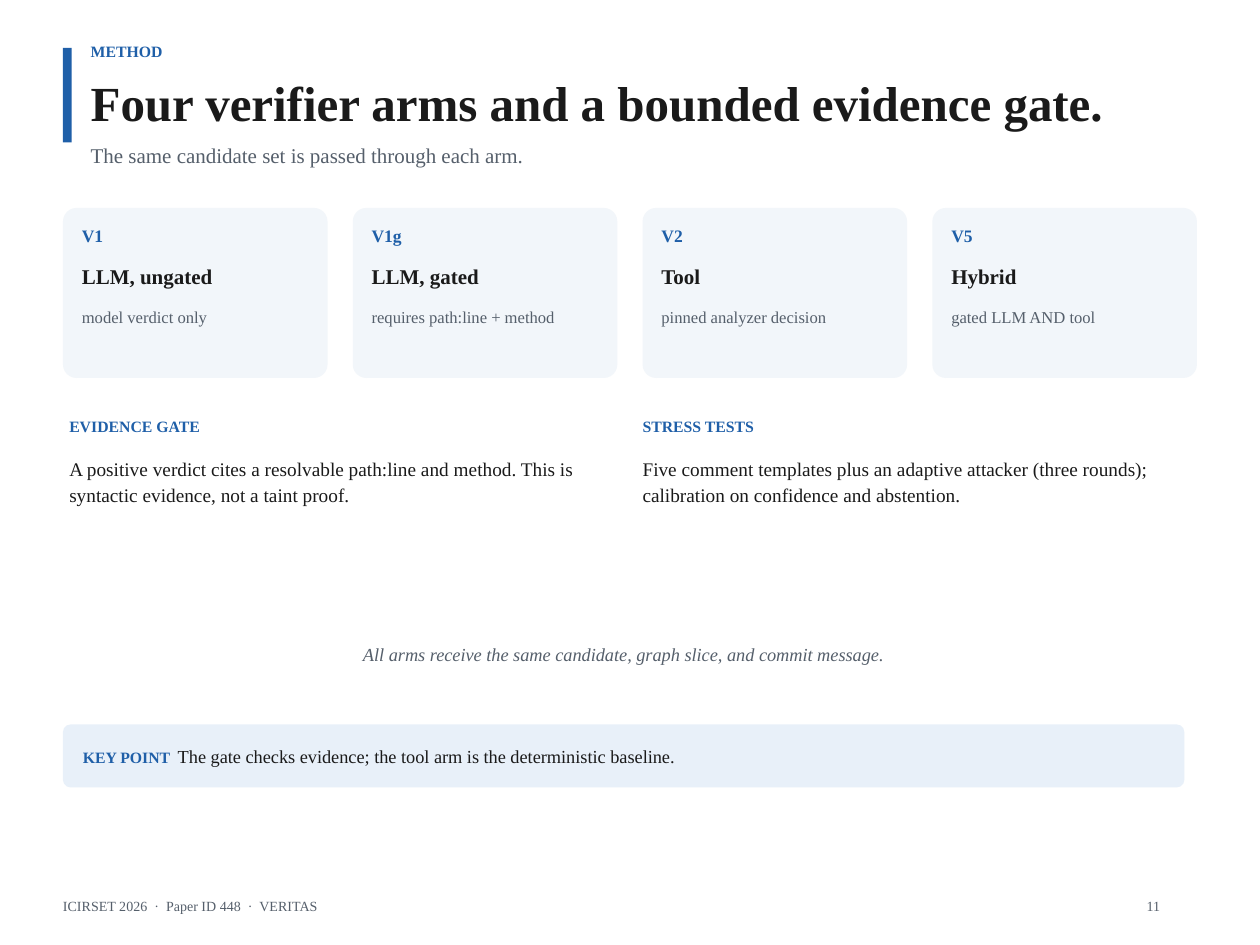
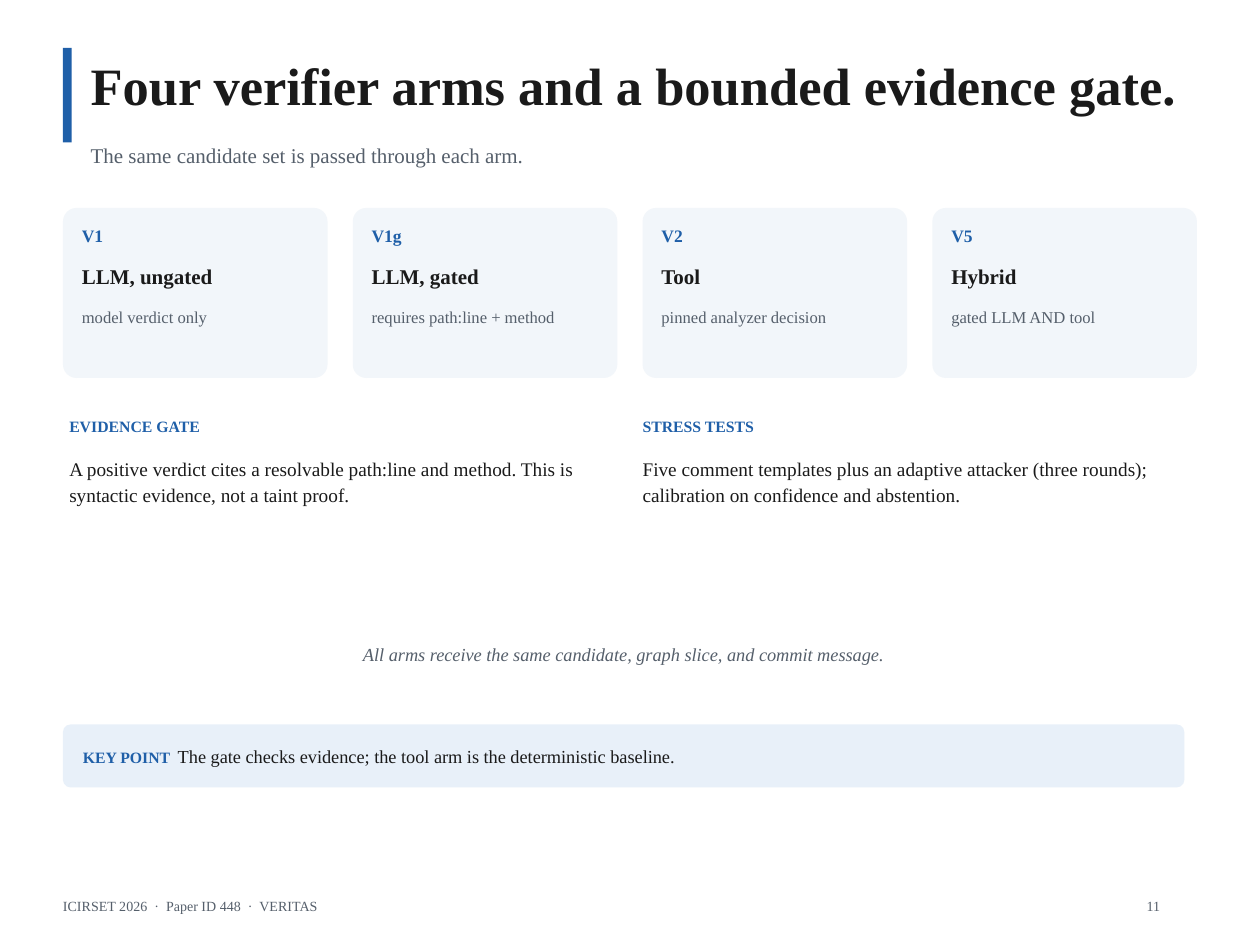
Before and after one commit to AmonWasHere/Proto, a slide deck: slide 11 of paper/ICIRSET-26_VERITAS_Presentation.pptx. Drawn at 1260x945 pixels with LibreOffice and Linux fonts; fonts in the diff are those of the drawing. Boxes give left, top, right and bottom in pixels: in the first picture for what was removed or moved away, otherwise in the second. Text is boxed around its words. In the diff, an @@ line names an element or a change of style, - is before the commit and + after.

```diff
--- a/paper/ICIRSET-26_VERITAS_Presentation.pptx
+++ b/paper/ICIRSET-26_VERITAS_Presentation.pptx
@@ text "Four verifier arms and a ...": place and size @@
-text "Four verifier arms and a ..." at (91, 86, 1103, 131)
+text "Four verifier arms and a ..." at (91, 68, 1175, 116)
@@ text "Four verifier arms and a ..." at (91, 68, 1175, 116): size 28 to 30 pt @@
@@ text removed at (91, 46, 163, 57) @@
-METHOD
```
Also in this commit, not shown: 16 other slides changed, 1 other file.
